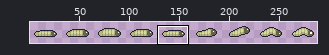
Pixel-art file, stored at gfx/maggot.aseprite. The picture above shows the old version from afar; the outline marks the close-up.
Close-up. The starting point:
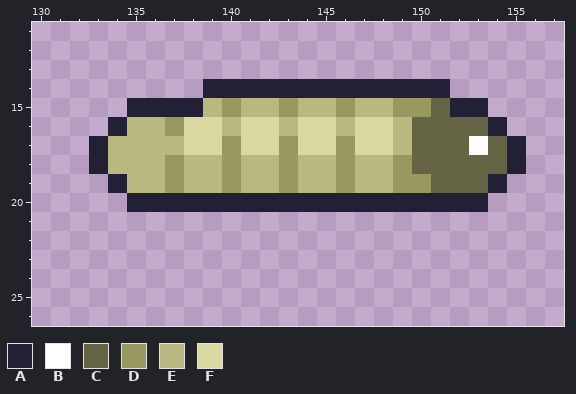
288x32 pixels, 1 frame. Shown: x 130..157, y 11..26. The wide view leaves out empty margins. The commit also changed other parts of the picture, which this record leaves out.
Palette (. is transparent): A #222034  B #ffffff  C #656545  D #989860  E #b8b880  F #d8d8a0
New version:
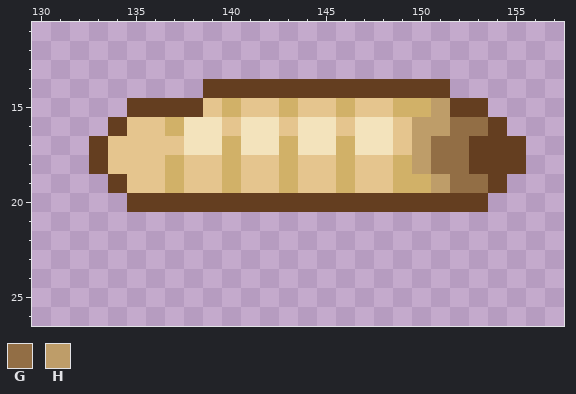
Colours new in this view: G #926e45  H #be9d69
Changes in this commit:
colour A: #222034 -> #643e20
colour D: #989860 -> #d1b168
colour E: #b8b880 -> #e5c58e
colour F: #d8d8a0 -> #f3e3bc
y 15: x 151 C -> H
y 16: x 150..153 CCCC -> HHGG
y 17: x 150..154 CCCBC -> HGGAA
y 18: x 150..154 CCCCC -> HGGAA
y 19: x 151..153 CCC -> HGG
Where, in picture pixels (left, top, right, bottom), the same in both close-ups:
changed: (89, 79, 526, 212)
